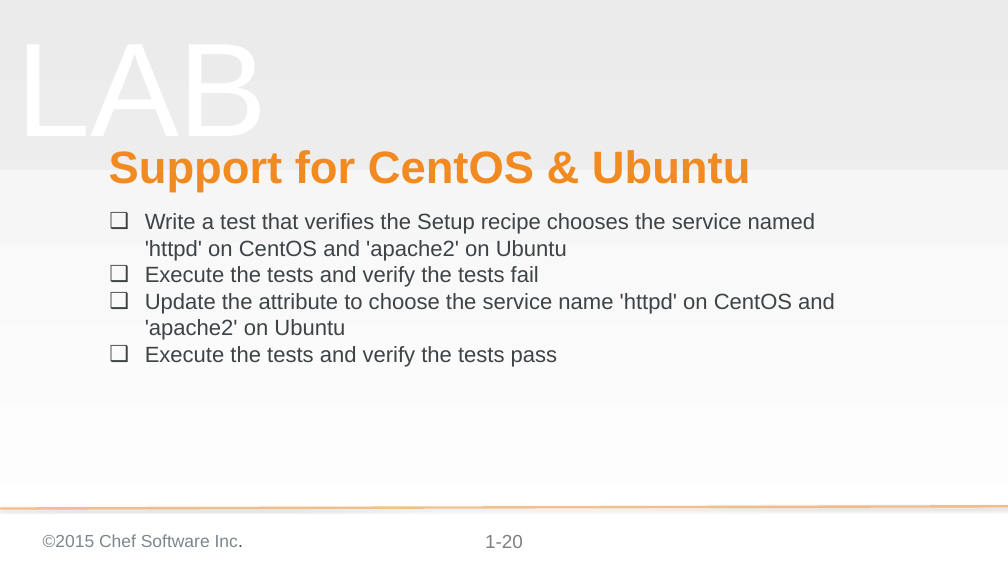
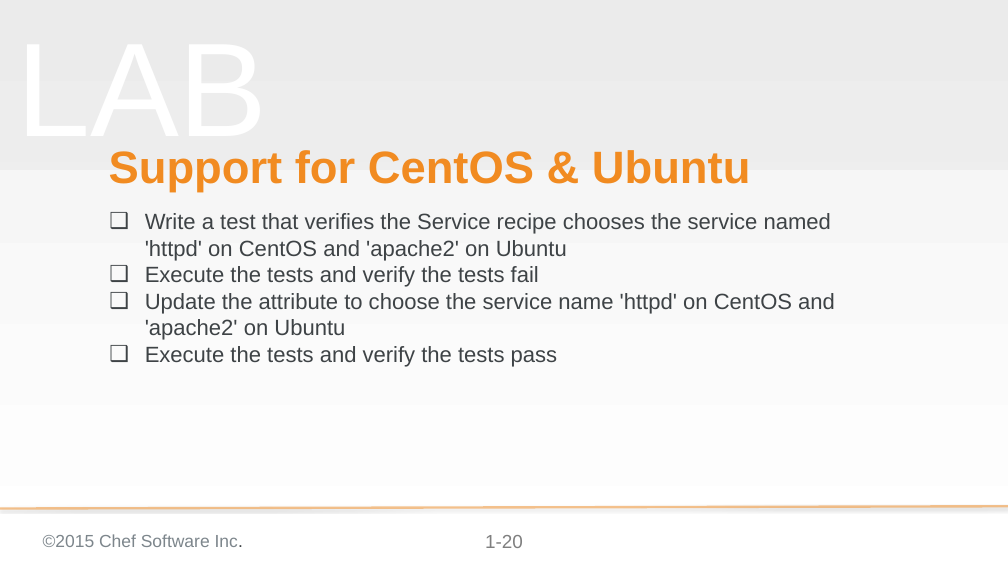
Before and after one commit to chef-training/test_driven_cookbook_development, a slide deck: slide 20 of 06-testing_while_refactoring_for_multiple_platforms.pptx. Drawn at 1008x567 pixels with LibreOffice and Linux fonts; fonts in the diff are those of the drawing; background and template pictures are left out. Boxes give left, top, right and bottom in pixels: in the first picture for what was removed or moved away, otherwise in the second. Text is boxed around its words. In the diff, an @@ line names an element or a change of style, - is before the commit and + after.

```diff
--- a/06-testing_while_refactoring_for_multiple_platforms.pptx
+++ b/06-testing_while_refactoring_for_multiple_platforms.pptx
@@ subtitle at [145,213,831,261]: text changed @@
-❑ Write a test that verifies the Setup recipe chooses the service named 'httpd' on CentOS and 'apache2' on Ubuntu
+❑ Write a test that verifies the Service recipe chooses the service named 'httpd' on CentOS and 'apache2' on Ubuntu
```
Also in this commit, not shown: 3 other slides changed, 6 other files.
